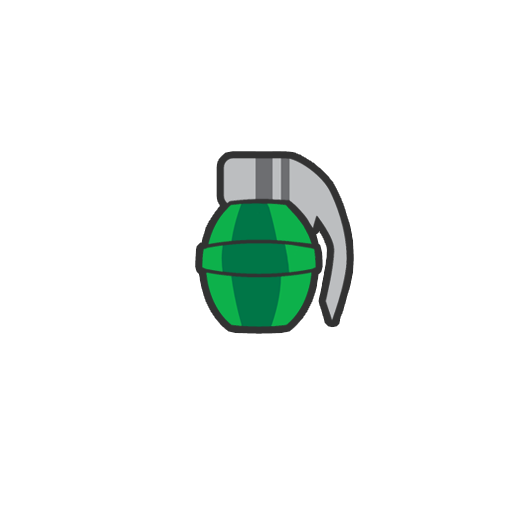
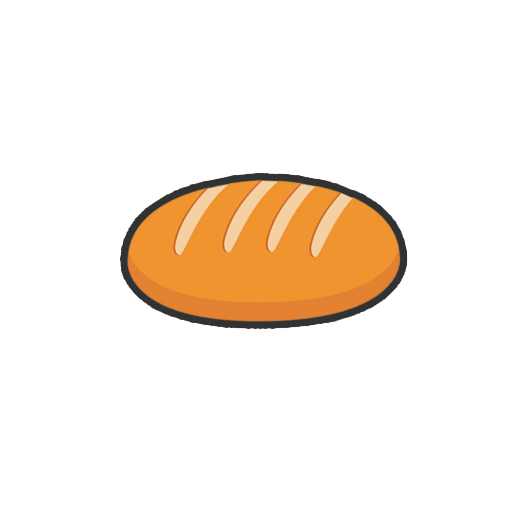
Layer changes from the first 512px x 512px image to the second:
hid "Grenate" over bbox(202, 158, 347, 327)
added layer "Bread" in group "Группа 1" over bbox(126, 179, 401, 323)
